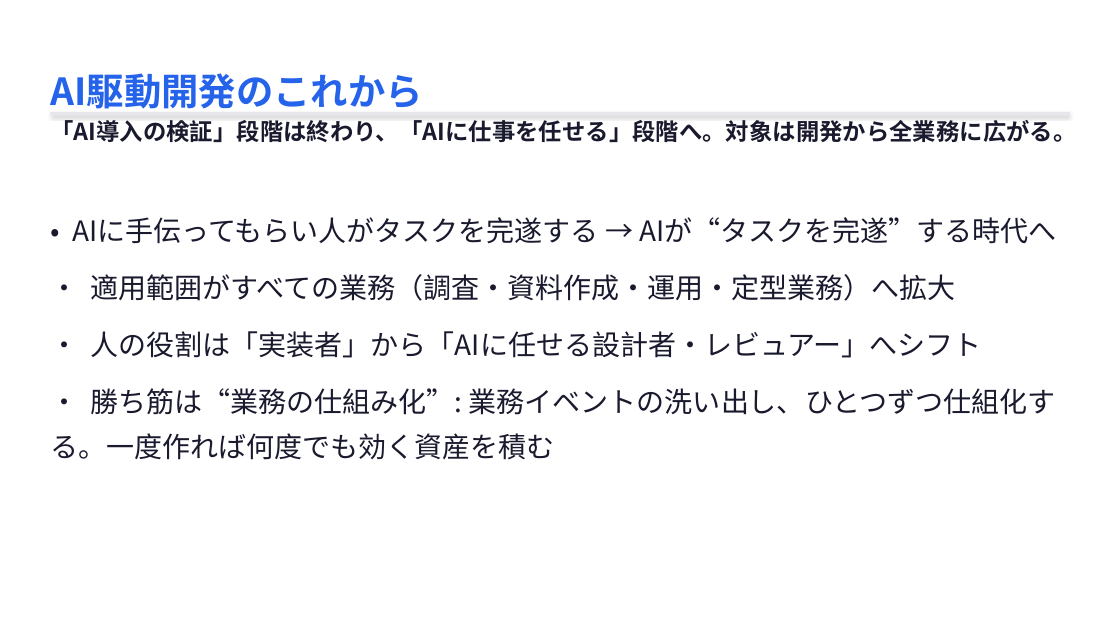
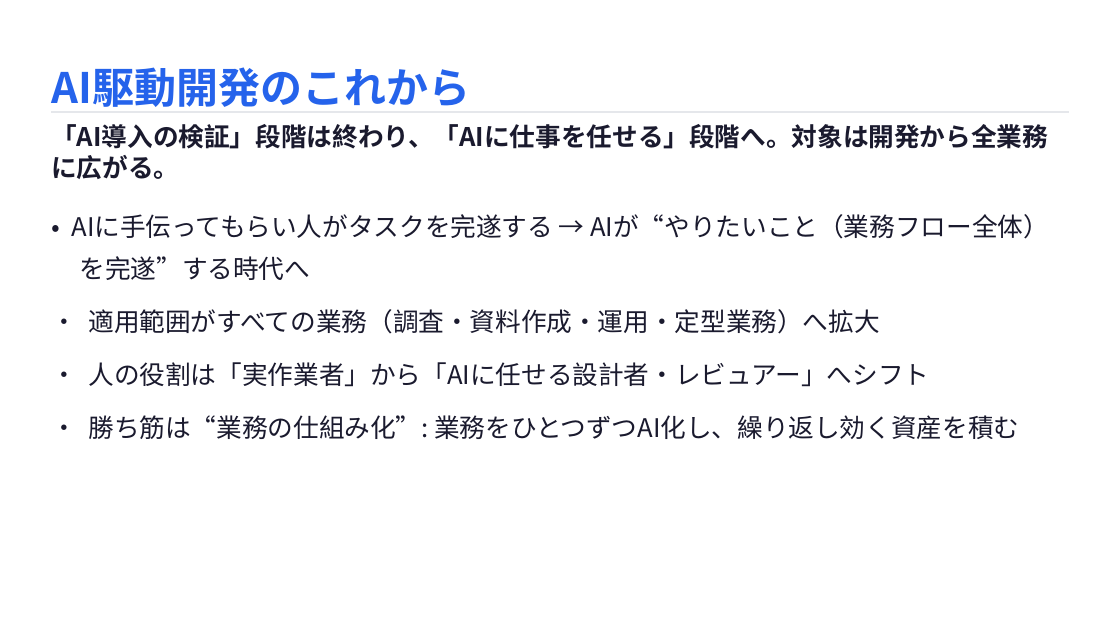
Before and after one commit to masaya-ueki/life-os, a slide deck: slide 5 of domains/presentation/decks/ai-driven-handson/ai-driven-handson.pptx. Drawn at 1120x630 pixels with LibreOffice and Linux fonts; fonts in the diff are those of the drawing. Boxes give left, top, right and bottom in pixels: in the first picture for what was removed or moved away, otherwise in the second. Text is boxed around its words. In the diff, an @@ line names an element or a change of style, - is before the commit and + after.

```diff
--- a/domains/presentation/decks/ai-driven-handson/ai-driven-handson.pptx
+++ b/domains/presentation/decks/ai-driven-handson/ai-driven-handson.pptx
@@ text "AI駆動開発のこれから" at [51, 67, 470, 107]: size 32 to 36 pt @@
@@ text "「AI導入の検証」段階は終わり、「AIに仕事を任せる」段階へ。対象は開発から全業務に広がる。" at [51, 124, 1048, 179]: size 20 to 22 pt @@
@@ text at [71, 214, 1049, 280]: text changed; size 24 to 22 pt @@
-• AIに手伝ってもらい人がタスクを完遂する → AIが“タスクを完遂”する時代へ
+• AIに手伝ってもらい人がタスクを完遂する → AIが“やりたいこと（業務フロー全体）を完遂”する時代へ
@@ text at [88, 309, 879, 334]: size 24 to 22 pt in "• 適用範囲がすべての業務（調査・資料作成・運用・定型業務）へ拡大"; indent changed @@
@@ text at [88, 362, 1019, 439]: text changed; size 24 to 22 pt @@
-• 人の役割は「実装者」から「AIに任せる設計者・レビュアー」へシフト
-• 勝ち筋は“業務の仕組み化”: 業務イベントの洗い出し、ひとつずつ仕組化する。一度作れば何度でも効く資産を積む
+• 人の役割は「実作業者」から「AIに任せる設計者・レビュアー」へシフト
+• 勝ち筋は“業務の仕組み化”: 業務をひとつずつAI化し、繰り返し効く資産を積む
```
Also in this commit, not shown: 18 other slides changed, 5 slides added, 3 slides removed, 2 other files.
